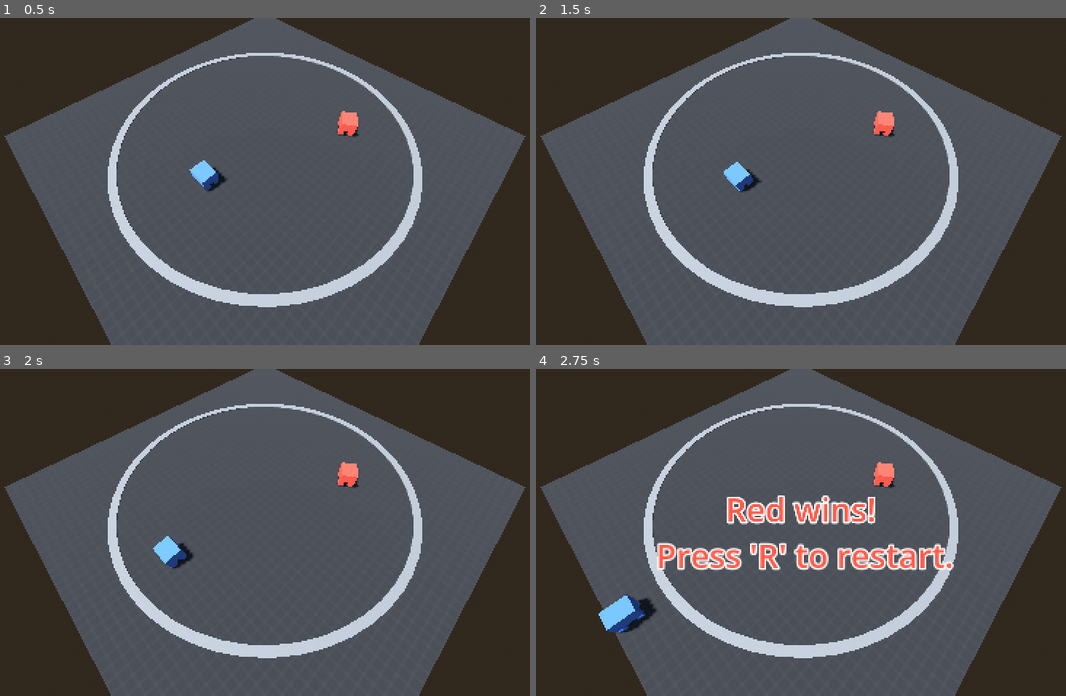
Above: before the commit, frames 1-4 (two rows, left to right).
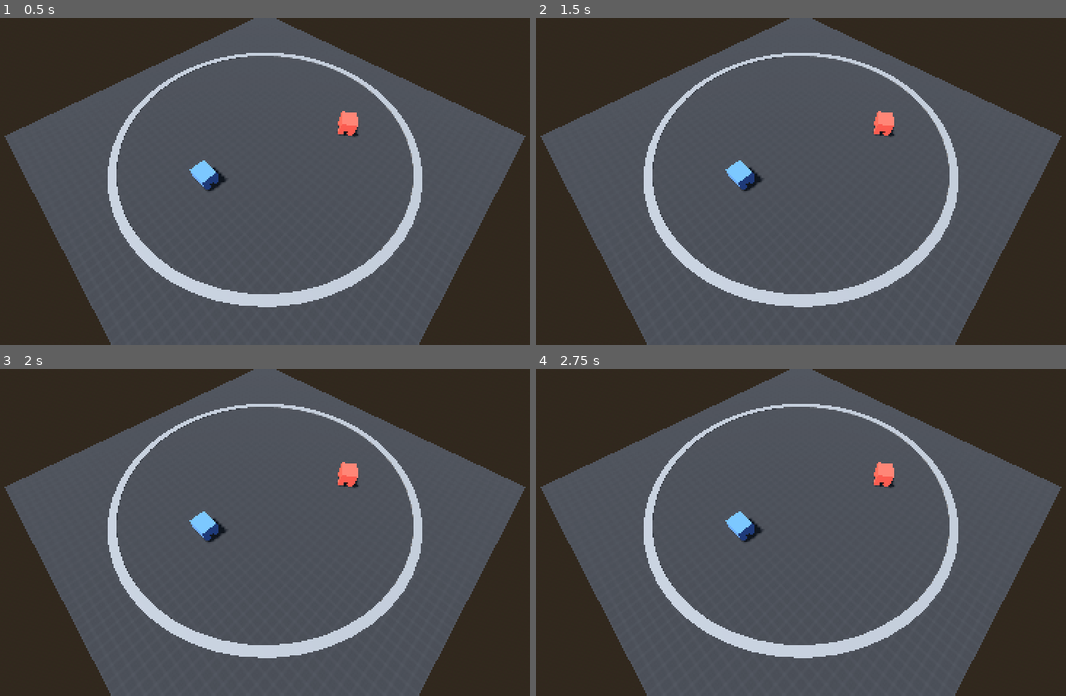
Above: after the commit, the same moments.

Repository: jozfeal/robot-sumo-sd
Game: Godot game, scene res://robot_controller/rc_main.tscn
Same seed, same stepped clock (60 frames per second), same inputs: the game is played once before the commit and once after it. This scene is started directly instead of the project's main scene.
Inputs:
- Up to frame 1 (0.5 s): no input
- Up to frame 2 (1.5 s): tap Enter at 0.5 s; hold D (right) 0.53-1.28 s; tap R (restart) at 1.25 s; hold S (backward) from 1.28 s (still down)
- Up to frame 3 (2 s): keep holding S (backward)
- Up to frame 4 (2.75 s): release S (backward) at 2.03 s; hold D (right) from 2.03 s (still down)

Frame 1 is identical in both runs. In frame 2, 0.2% of the frame differs, in the area x 35-43%, y 43-54%; in frame 3, 0.8%; in frame 4, 5.8%, in the area x 11-79%, y 38-81%.
Error after the commit: Invalid access to property or key 'steering' on a base object of type 'Nil'. (res://robot_controller/robot_controller.gd:44)

Commit message:
Reworded and Reorganized
Set the test rc_main.tscn to use the new RobotController and rewrote comments and variables inside for consistency and to make it easier to move forward.

Diff:
--- a/godot-project/robot_controller/rc_main.tscn
+++ b/godot-project/robot_controller/rc_main.tscn
@@ -3,8 +3,8 @@
 [ext_resource type="Script" uid="uid://dulb5osgdwkgm" path="res://system/manager.gd" id="1_plbns"]
 [ext_resource type="Texture2D" uid="uid://dh55vx8mutj0k" path="res://textures/prototype_grey.png" id="2_snwb4"]
 [ext_resource type="PackedScene" uid="uid://c07dkdxs2thr" path="res://robots/base_robot.tscn" id="3_c8c3b"]
-[ext_resource type="Script" uid="uid://57opdw4w1qrh" path="res://components/vehicle_controller_3d.gd" id="4_0nf4m"]
 [ext_resource type="Script" uid="uid://cr5xd7drbfnew" path="res://system/ring_area.gd" id="5_gk2um"]
+[ext_resource type="Script" uid="uid://x6xqirqhn2qu" path="res://robot_controller/robot_controller.gd" id="5_noety"]
 
 [sub_resource type="ProceduralSkyMaterial" id="ProceduralSkyMaterial_cyina"]
 sky_horizon_color = Color(0.66224277, 0.6717428, 0.6867428, 1)
@@ -83,11 +83,6 @@
 robot_name = "Blue"
 color = Color(0.3527628, 0.5527516, 1, 1)
 
-[node name="VehicleController3D" type="Node" parent="." unique_id=1020259177 node_paths=PackedStringArray("vehicle")]
-script = ExtResource("4_0nf4m")
-vehicle = NodePath("../Robots/BlueRobot")
-engine_power = 100.0
-
 [node name="RingArea" type="Area3D" parent="." unique_id=672496366 node_paths=PackedStringArray("robots", "win_text")]
 monitorable = false
 script = ExtResource("5_gk2um")
@@ -111,4 +106,8 @@
 horizontal_alignment = 1
 vertical_alignment = 1
 
+[node name="RobotController" type="Node" parent="." unique_id=1384827046]
+script = ExtResource("5_noety")
+metadata/_custom_type_script = "uid://x6xqirqhn2qu"
+
 [connection signal="body_exited" from="RingArea" to="RingArea" method="_on_body_exited"]
--- a/godot-project/robot_controller/robot_controller.gd
+++ b/godot-project/robot_controller/robot_controller.gd
@@ -1,4 +1,6 @@
-## Component that provides movement for a [VehicleBody3D] through inputs.
+## Component that provides movement for a [Robot].
+## Can be set to utilize inputs defined in the InputMap or take
+## an input as a value.
 class_name RobotController
 extends Node
 
@@ -13,8 +15,8 @@
 @export var input_right: String = "right"
 
 @export_group("Nodes")
-## Vehicle to apply movement to.
-@export var vehicle: VehicleBody3D
+## Robot that this controller is assigned to.
+@export var robot: Robot
 @export_group("")
 
 @export_group("Vehicle Quirks")
@@ -24,7 +26,7 @@
 @export var invert_engine_force: bool = false
 @export_group("")
 
-## Maximum degrees in radians the steering wheels are able to turn.
+## Maximum degrees in degrees the steering wheels are able to turn.
 @export var max_steer: float = 45
 ## How fast the steering wheels turn.
 @export var turn_speed: float = 2.5
@@ -39,8 +41,8 @@
 
 func _physics_process(delta: float) -> void:
 	var max_rads: float = deg_to_rad(max_steer)
-	vehicle.steering = move_toward(vehicle.steering, Input.get_axis(input_right, input_left) * max_rads, \
+	robot.steering = move_toward(robot.steering, Input.get_axis(input_right, input_left) * max_rads, \
 		delta * turn_speed)
 
 	var throttle_input: float = Input.get_axis(input_backward, input_forward)
-	vehicle.engine_force = throttle_input * engine_power * (-1.0 if invert_engine_force else 1.0)
+	robot.engine_force = throttle_input * engine_power * (-1.0 if invert_engine_force else 1.0)
